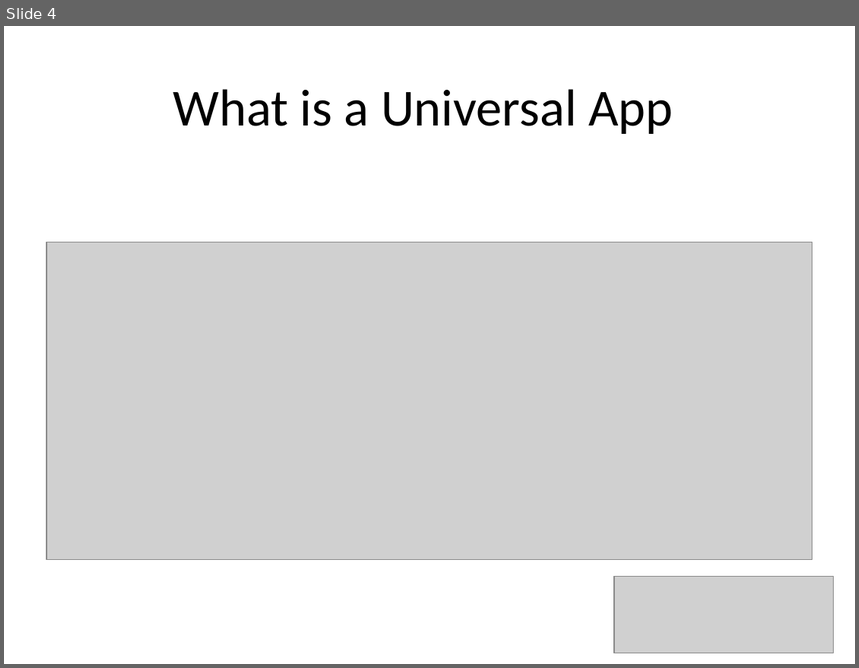
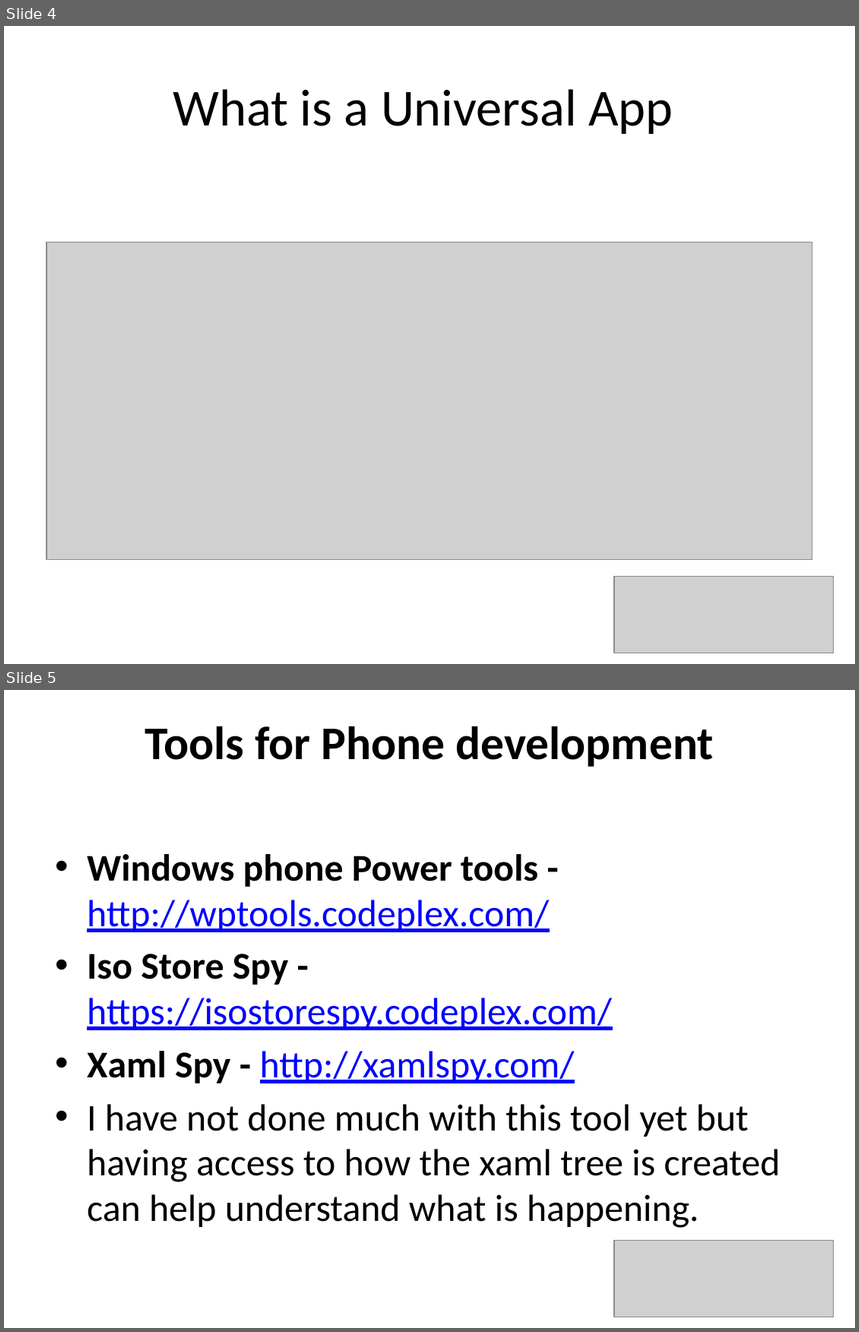
Before and after one commit to underhilld2/UniversalAppPortalClassLibraries, a slide deck: ReCon2014_UniversalAppPortalClassLibraries_Light.pptx. Shown one above the other, each under a label of ours: slide 4 before the commit, slides 4 and 5 after it. The pictures are 859x668 and 859x1332 pixels, drawn with LibreOffice and Linux fonts; fonts in the diff are those of the drawing; grey boxes stand for pictures. Boxes give left, top, right and bottom in pixels: in the first picture for what was removed or moved away, otherwise in the second. Text is boxed around its words. In the diff, an @@ line names an element or a change of style, - is before the commit and + after.

Commit message:
update to doc

```diff
--- a/ReCon2014_UniversalAppPortalClassLibraries_Light.pptx
+++ b/ReCon2014_UniversalAppPortalClassLibraries_Light.pptx
@@ slide 5 added at (4,690,855,1328), background #FFFFFF @@
@@ title added at (145,726,713,767), 39.6 pt, text #000000, bold @@
+Tools for Phone development
@@ text added at (87,854,781,1228), 32 pt, text #000000 @@
+• Windows phone Power tools - http://wptools.codeplex.com/
+• Iso Store Spy - https://isostorespy.codeplex.com/
+• Xaml Spy - http://xamlspy.com/
+• I have not done much with this tool yet but having access to how the xaml tree is created can help understand what is happening.
@@ picture added at (614,1241,834,1317) @@
```
Also in this commit, not shown: 3 other slides added.
